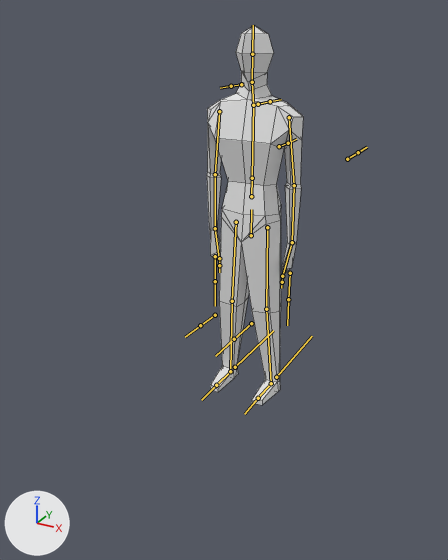
What one commit did to the FBX model Assets/Content/Animations/humanoidRig.fbx.
Camera for both pictures: a camera (50 mm lens) standing at (1.31, -2.7, 1.07) and looking at (0.01, -0.32, -0.12). Every picture has the same lights, and +X, +Y and +Z are marked at lower left. The bones that bend it are drawn over the model as lines. Mesh edges are drawn as thin lines.
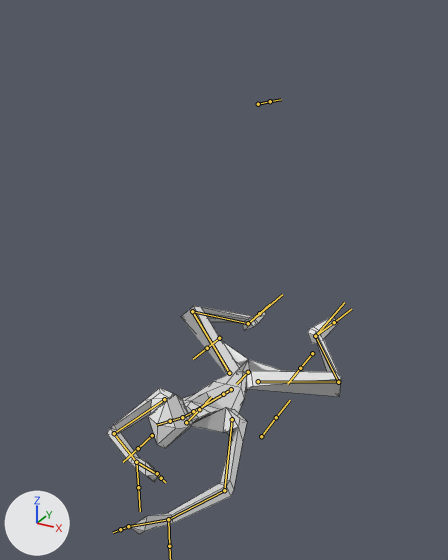
The newer file adds an action. The first version stands in its rest pose; the second is drawn at frame 23 of the action 'humanoid01|noLegsWalkForward'.

Boxes [x1, y1, x2, y2] around the edits, measured in the pictures (448 x 560 px):
'Cube.001', posed (142% wider, 40% shorter): before [207, 26, 303, 405]; after [107, 306, 341, 534]
bone 'spine1', root to tip: before (251, 235) to (251, 209); after (248, 372) to (236, 384)
bone 'l_thigh', root to tip: before (267, 227) to (266, 309); after (258, 381) to (338, 382)
bone 'l_calf', root to tip: before (266, 309) to (271, 383); after (338, 382) to (315, 336)
bone 'l_foot', root to tip: before (271, 383) to (258, 398); after (315, 336) to (334, 322)
bone 'spine2', root to tip: before (251, 196) to (252, 178); after (231, 389) to (223, 394)
bone 'spine3', root to tip: before (252, 178) to (253, 104); after (223, 394) to (193, 412)
bone 'l_upperArm', root to tip: before (289, 117) to (294, 185); after (232, 419) to (224, 490)
bone 'l_lowerArm', root to tip: before (294, 185) to (292, 242); after (224, 490) to (168, 519)
bone 'l_hand', root to tip: before (292, 242) to (282, 276); after (168, 519) to (128, 526)
bone 'r_upperArm', root to tip: before (219, 111) to (215, 174); after (164, 399) to (114, 433)
bone 'r_lowerArm', root to tip: before (215, 174) to (215, 228); after (114, 433) to (136, 462)
bone 'neck', root to tip: before (253, 105) to (252, 82); after (193, 411) to (182, 417)
bone 'r_thigh', root to tip: before (236, 222) to (232, 301); after (229, 373) to (192, 311)
bone 'r_calf', root to tip: before (232, 301) to (230, 371); after (192, 311) to (248, 323)
bone 'r_foot', root to tip: before (230, 371) to (216, 385); after (248, 323) to (259, 313)

Edits to the bpy script that builds the scene:
```text
Change bone_spine1:
    where bone_spine1 = bpy.data.objects['humanoid01'].pose.bones['spine1']
    bone_spine1.location: (0.0, 0.0, 0.0) -> (0.0, -3.93, 0.01)
    bone_spine1.rotation_quaternion: (1.0, 0.0, 0.0, 0.0) -> (0.713, 0.701, 0.0, 0.0)  # degrees (0, 0, 0) -> degrees (89, 0, 0)
Change bone_l_thigh:
    where bone_l_thigh = bpy.data.objects['humanoid01'].pose.bones['l_thigh']  # child of 'spine1'
    bone_l_thigh.rotation_quaternion: (1.0, 0.0, 0.0, 0.0) -> (0.577, -0.462, -0.67, 0.074)  # degrees (0, 0, 0) -> degrees (-117, -45, 83)
Change bone_l_calf:
    where bone_l_calf = bpy.data.objects['humanoid01'].pose.bones['l_calf']  # child of 'l_thigh'
    bone_l_calf.rotation_quaternion: (1.0, 0.0, 0.0, 0.0) -> (0.709, 0.322, 0.0, -0.627)  # degrees (0, 0, 0) -> degrees (30, 24, -76)
Change bone_l_foot:
    where bone_l_foot = bpy.data.objects['humanoid01'].pose.bones['l_foot']  # child of 'l_calf'
    bone_l_foot.rotation_quaternion: (1.0, 0.0, 0.0, 0.0) -> (0.959, 0.147, -0.044, -0.238)  # degrees (0, 0, 0) -> degrees (18, -1, -28)
Change bone_spine2:
    where bone_spine2 = bpy.data.objects['humanoid01'].pose.bones['spine2']  # child of 'spine1'
    bone_spine2.rotation_quaternion: (1.0, 0.0, 0.0, 0.0) -> (0.991, -0.134, 0.0, -0.027)  # degrees (0, 0, 0) -> degrees (-15, 0, -3)
Change bone_spine3:
    where bone_spine3 = bpy.data.objects['humanoid01'].pose.bones['spine3']  # child of 'spine2'
    bone_spine3.rotation_quaternion: (1.0, 0.0, 0.0, 0.0) -> (1.0, -0.01, 0.0, -0.002)  # degrees (0, 0, 0) -> degrees (-1, 0, 0)
Change bone_l_upperarm:
    where bone_l_upperarm = bpy.data.objects['humanoid01'].pose.bones['l_upperArm']  # child of 'spine3'
    bone_l_upperarm.rotation_quaternion: (1.0, 0.0, 0.0, 0.0) -> (0.422, 0.872, -0.224, -0.103)  # degrees (0, 0, 0) -> degrees (129, -1, -29)
Change bone_l_lowerarm:
    where bone_l_lowerarm = bpy.data.objects['humanoid01'].pose.bones['l_lowerArm']  # child of 'l_upperArm'
    bone_l_lowerarm.rotation_quaternion: (1.0, 0.0, 0.0, 0.0) -> (0.903, 0.167, 0.0, -0.395)  # degrees (0, 0, 0) -> degrees (18, 8, -46)
Change bone_l_hand:
    where bone_l_hand = bpy.data.objects['humanoid01'].pose.bones['l_hand']  # child of 'l_lowerArm'
    bone_l_hand.rotation_quaternion: (1.0, 0.0, 0.0, 0.0) -> (0.996, 0.073, 0.053, 0.013)  # degrees (0, 0, 0) -> degrees (8, 6, 2)
Change bone_r_upperarm:
    where bone_r_upperarm = bpy.data.objects['humanoid01'].pose.bones['r_upperArm']  # child of 'spine3'
    bone_r_upperarm.rotation_quaternion: (1.0, 0.0, 0.0, 0.0) -> (0.517, 0.749, 0.399, -0.113)  # degrees (0, 0, 0) -> degrees (123, 36, 36)
Change bone_r_lowerarm:
    where bone_r_lowerarm = bpy.data.objects['humanoid01'].pose.bones['r_lowerArm']  # child of 'r_upperArm'
    bone_r_lowerarm.rotation_quaternion: (1.0, 0.0, 0.0, 0.0) -> (0.582, 0.321, 0.0, 0.747)  # degrees (0, 0, 0) -> degrees (25, -29, 98)
Change bone_neck:
    where bone_neck = bpy.data.objects['humanoid01'].pose.bones['neck']  # child of 'spine3'
    bone_neck.rotation_quaternion: (1.0, 0.0, 0.0, 0.0) -> (0.997, -0.073, 0.0, 0.0)  # degrees (0, 0, 0) -> degrees (-8, 0, 0)
Change bone_r_thigh:
    where bone_r_thigh = bpy.data.objects['humanoid01'].pose.bones['r_thigh']  # child of 'spine1'
    bone_r_thigh.rotation_quaternion: (1.0, 0.0, 0.0, 0.0) -> (0.248, 0.086, 0.799, 0.541)  # degrees (0, 0, 0) -> degrees (-72, 162, -25)
Change bone_r_calf:
    where bone_r_calf = bpy.data.objects['humanoid01'].pose.bones['r_calf']  # child of 'r_thigh'
    bone_r_calf.rotation_quaternion: (1.0, 0.0, 0.0, 0.0) -> (0.667, 0.626, 0.0, -0.405)  # degrees (0, 0, 0) -> degrees (75, 30, -39)
Change bone_r_foot:
    where bone_r_foot = bpy.data.objects['humanoid01'].pose.bones['r_foot']  # child of 'r_calf'
    bone_r_foot.rotation_quaternion: (1.0, 0.0, 0.0, 0.0) -> (0.874, 0.377, 0.034, -0.305)  # degrees (0, 0, 0) -> degrees (42, 17, -32)
```
